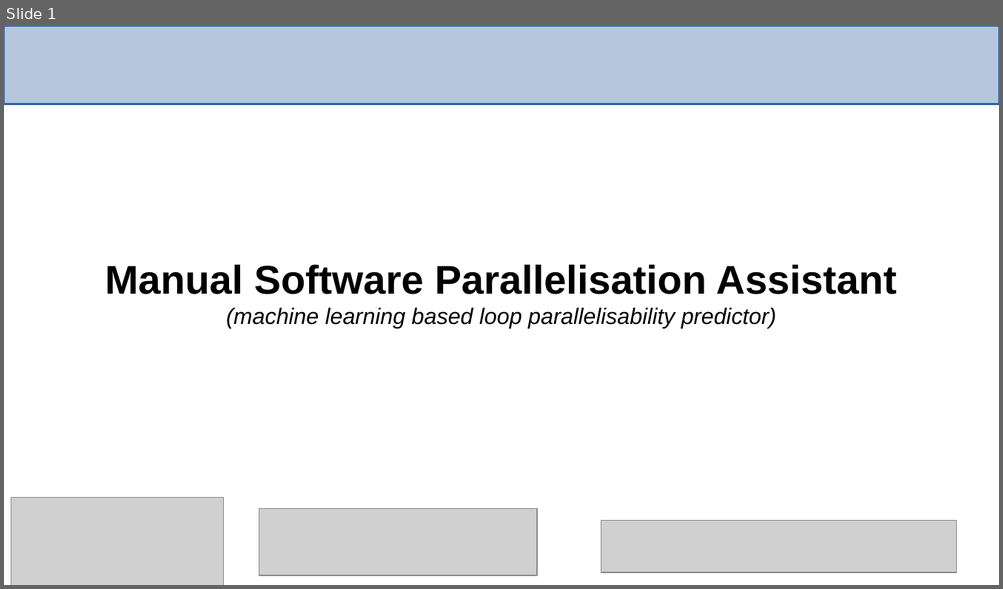
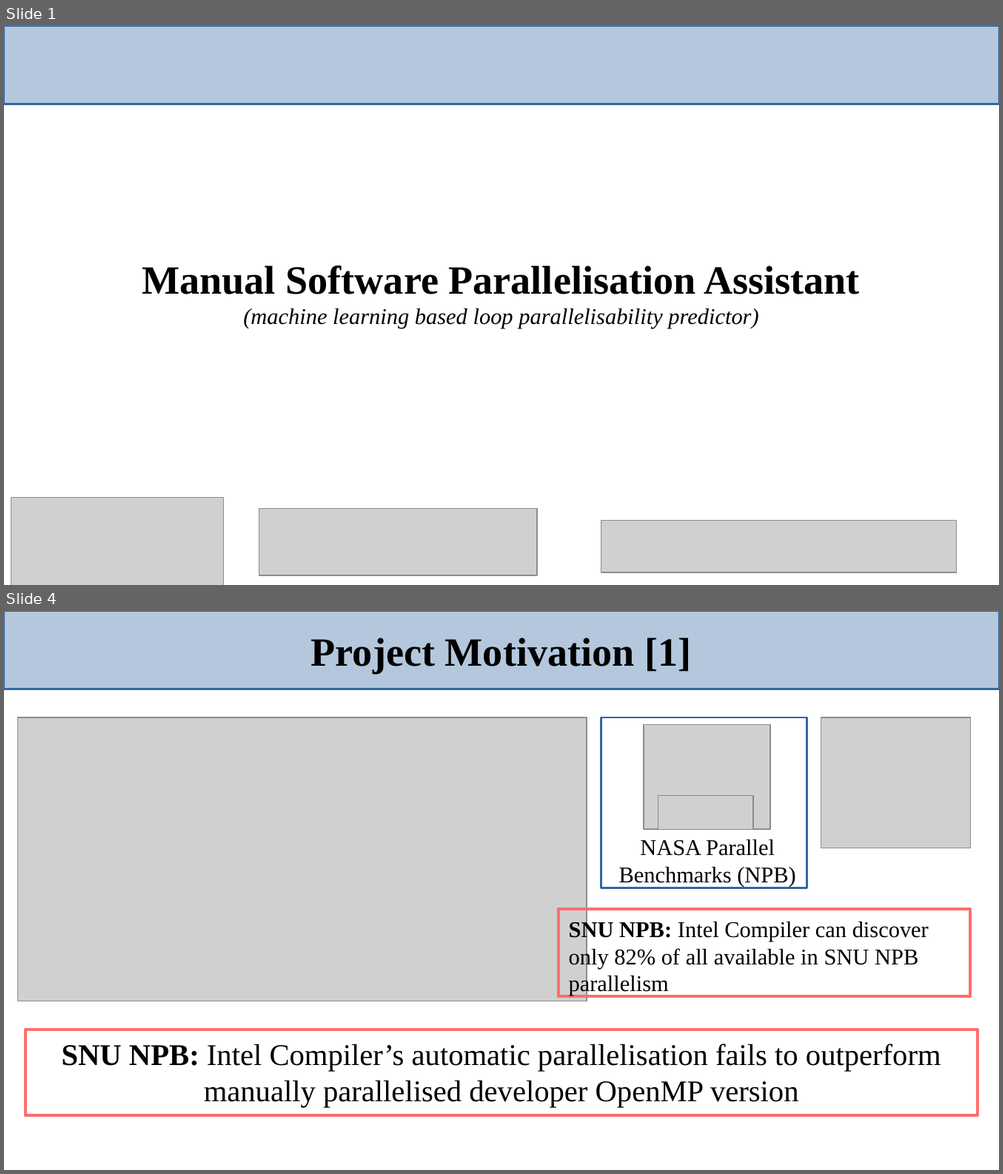
Before and after one commit to harel-coffee/PParMetrics-auto, a slide deck: doc/HiSilicon_Huawei_meeting/presentation.odp. Shown one above the other, each under a label of ours: slide 1 before the commit, slides 1 and 4 after it; the slides between them are not shown. The pictures are 1003x589 and 1003x1174 pixels, drawn with LibreOffice and Linux fonts; fonts in the diff are those of the drawing; grey boxes stand for pictures. Boxes give left, top, right and bottom in pixels: in the first picture for what was removed or moved away, otherwise in the second. Text is boxed around its words. In the diff, an @@ line names an element or a change of style, - is before the commit and + after.

```diff
--- a/doc/HiSilicon_Huawei_meeting/presentation.odp
+++ b/doc/HiSilicon_Huawei_meeting/presentation.odp
@@ slide 4 added at (4,611,999,1170), background #FFFFFF @@
@@ rectangle added at (4,611,999,689), fill #B4C7DC, outline #3465A4 1.5 pt @@
@@ title added at (311,638,691,673), 32 pt, text #000000, bold @@
+Project Motivation [1]
@@ picture added at (17,718,587,1002) @@
@@ rectangle added at (600,718,806,888), outline #3465A4 1.5 pt @@
@@ picture added at (822,718,970,849) @@
@@ picture added at (644,725,770,829) @@
@@ picture added at (657,796,753,830) @@
@@ text added at (619,840,796,887), 18 pt, text #000000 @@
+NASA Parallel Benchmarks (NPB)
@@ rectangle added at (558,910,970,997), outline #FF6D6D 2.3 pt, 18 pt, text #000000 @@
+SNU NPB: Intel Compiler can discover only 82% of all available in SNU NPB parallelism
@@ rectangle added at (25,1031,978,1116), outline #FF6D6D 2.3 pt, 24 pt, text #000000 @@
+SNU NPB: Intel Compiler’s automatic parallelisation fails to outperform manually parallelised developer OpenMP version
@@ slide 1 changed as well @@
@@ title "Manual Software Parallelisation Assistant (machine ..." at (142,266,859,329): font Arial to Times New Roman @@
```
Also in this commit, not shown: 14 other slides added, 3 slides removed, 7 other files.
